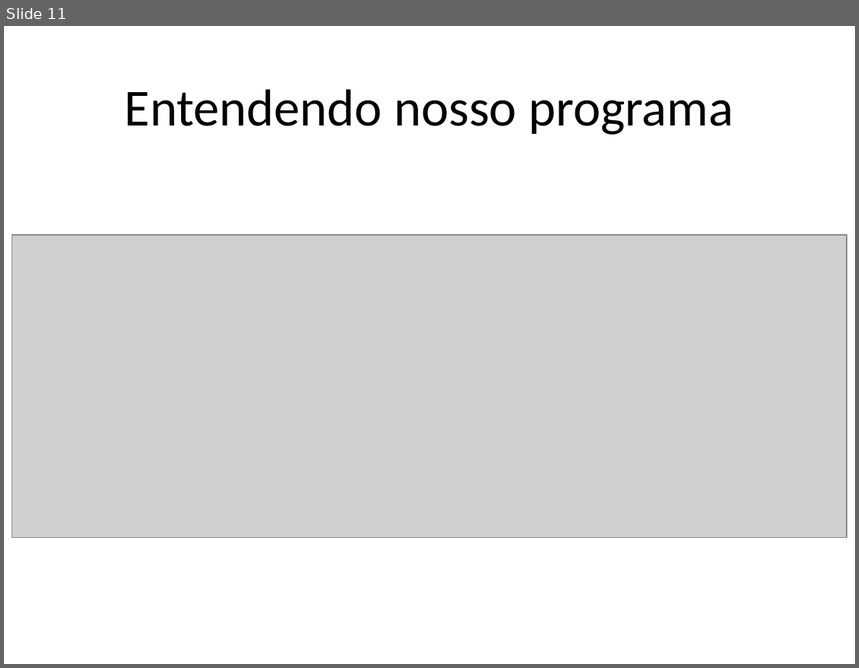
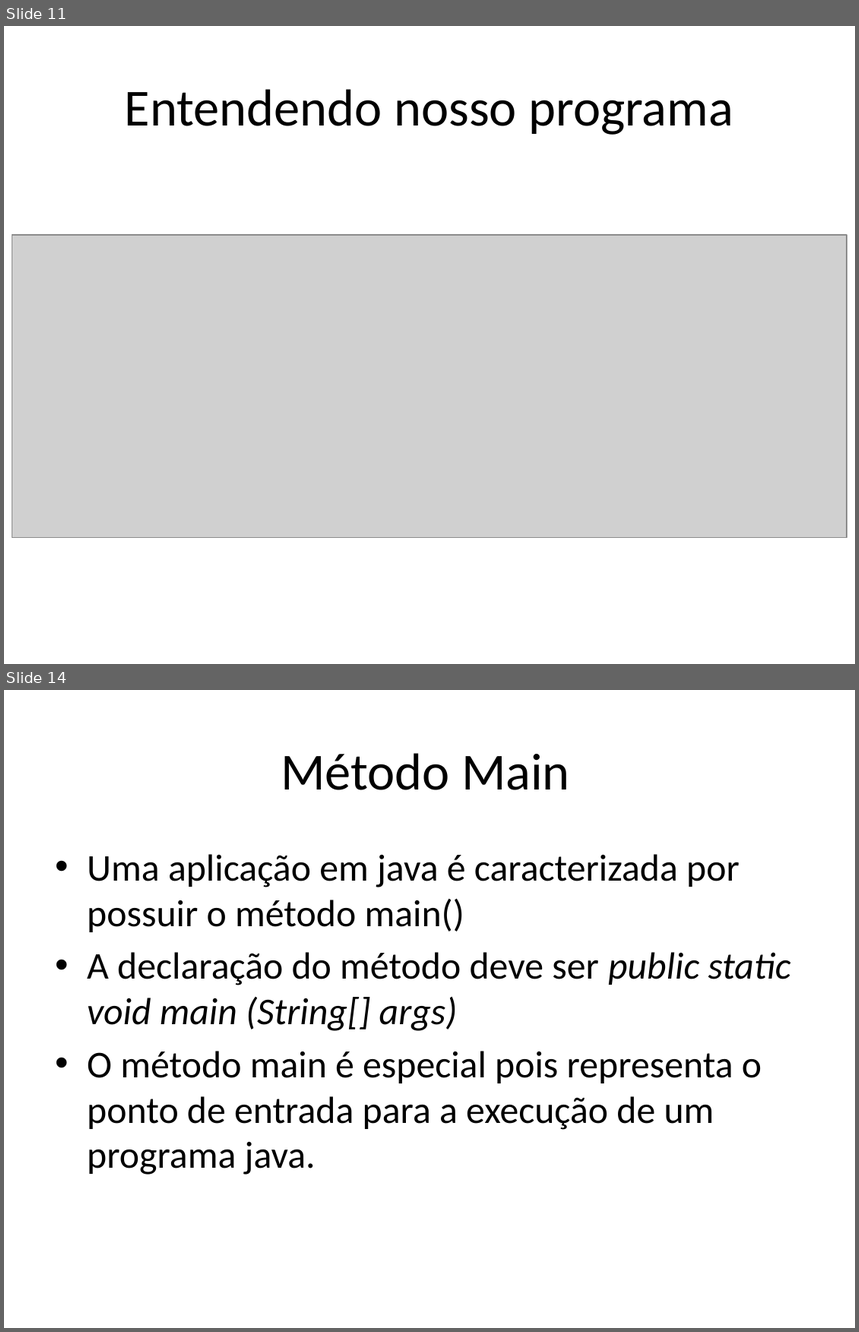
Before and after one commit to renanlessa/CursoJava, a slide deck: Documentos/Curso Java.pptx. Shown one above the other, each under a label of ours: slide 11 before the commit, slides 11 and 14 after it; the slides between them are not shown. The pictures are 859x668 and 859x1332 pixels, drawn with LibreOffice and Linux fonts; fonts in the diff are those of the drawing; grey boxes stand for pictures. Boxes give left, top, right and bottom in pixels: in the first picture for what was removed or moved away, otherwise in the second. Text is boxed around its words. In the diff, an @@ line names an element or a change of style, - is before the commit and + after.

```diff
--- a/Documentos/Curso Java.pptx
+++ b/Documentos/Curso Java.pptx
@@ slide 14 added at box(4, 690, 855, 1328), background #FFFFFF @@
@@ title added at box(281, 753, 570, 790), 44 pt, text #000000 @@
+Método Main
@@ text added at box(87, 854, 791, 1175), 32 pt, text #000000 @@
+• Uma aplicação em java é caracterizada por possuir o método main()
+• A declaração do método deve ser public static void main (String[] args)
+• O método main é especial pois representa o ponto de entrada para a execução de um programa java.
```
Also in this commit, not shown: 14 other slides added, 14 other files.
